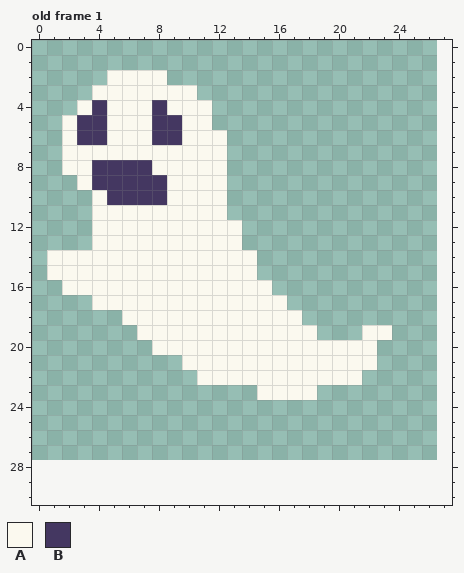
Two states of a pixel-art file, assets/images/scratch/ghost.aseprite. Above, as it was before the edit.
32x32 pixels, 1 frame. Shown: old frame 1. The old version is drawn lined up with the new one, on the new canvas. The commit also changed other frames, which this record leaves out.
Palette (. is transparent): A #fbf9ef  B #443761
Pixels before, old frame 1, first column x 1:
 2 ....AAAA...............
 3 ...AAAAAAA.............
 4 ..ABAAABAAA............
 5 .ABBAAABBAA............
 6 .ABBAAABBAAA...........
 7 .AAAAAAAAAAA...........
 8 .AABBBBAAAAA...........
 9 ..ABBBBBAAAA...........
10 ...ABBBBAAAA...........
11 ...AAAAAAAAA...........
12 ...AAAAAAAAAA..........
13 ...AAAAAAAAAA..........
14 AAAAAAAAAAAAAA.........
15 AAAAAAAAAAAAAA.........
16 .AAAAAAAAAAAAAA........
17 ...AAAAAAAAAAAAA.......
18 .....AAAAAAAAAAAA......
19 ......AAAAAAAAAAAA...AA
20 .......AAAAAAAAAAAAAAA.
21 .........AAAAAAAAAAAAA.
22 ..........AAAAAAAAAAA..
23 ..............AAAA.....
After:
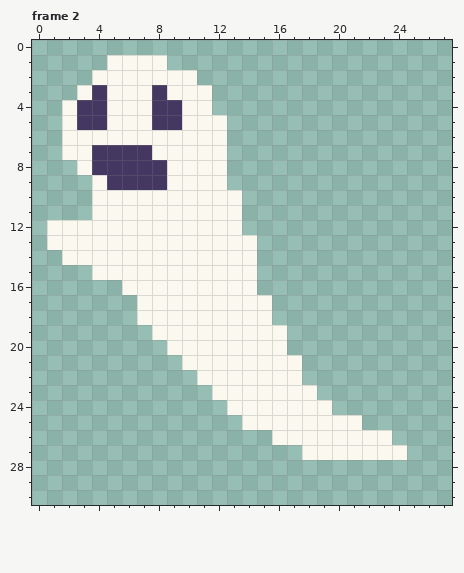
A new or re-ordered frame is compared with the old frame closest to it.
Changes in this commit:
canvas 32x32 -> 28x31, the old top-left corner now at -5,-4 (the part of the old canvas that was cut away was empty and is not shown)
frames 1 -> 5
Frame 2 is new; against old frame 1:
y 1: x 5..8 .... -> AAAA
y 2: x 4 . -> A; x 9..10 .. -> AA
y 3: x 3..4 .A -> AB; x 8 A -> B; x 11 . -> A
y 4: x 2..3 .A -> AB; x 9 A -> B
y 5: x 12 . -> A
y 6: x 3..4 BB -> AA; x 8..9 BB -> AA
y 7: x 4..7 AAAA -> BBBB
y 8: x 2 A -> .; x 8 A -> B
y 9: x 3..4 AB -> .A
y 10: x 5..8 BBBB -> AAAA; x 13 . -> A
y 11: x 13 . -> A
y 12: x 1..3 ... -> AAA
y 13: x 1..3 ... -> AAA; x 14 . -> A
y 14: x 1 A -> .
y 15: x 1..3 AAA -> ...
y 16: x 2..5 AAAA -> ....; x 15 A -> .
y 17: x 4..6 AAA -> ...; x 16 A -> .
y 18: x 6 A -> .; x 16..17 AA -> ..
y 19: x 7 A -> .; x 17..18 AA -> ..; x 22..23 AA -> ..
y 20: x 8 A -> .; x 17..22 AAAAAA -> ......
y 21: x 18..22 AAAAA -> .....
y 22: x 18..21 AAAA -> ....
y 23: x 12..14 ... -> AAA
y 24: x 13..19 ....... -> AAAAAAA
y 25: x 14..21 ........ -> AAAAAAAA
y 26: x 16..23 ........ -> AAAAAAAA
y 27: x 18..24 ....... -> AAAAAAA
Changed places in both pictures, as pixel boxes (x1, y1, x2, y2):
changed: (47, 55, 407, 460)
